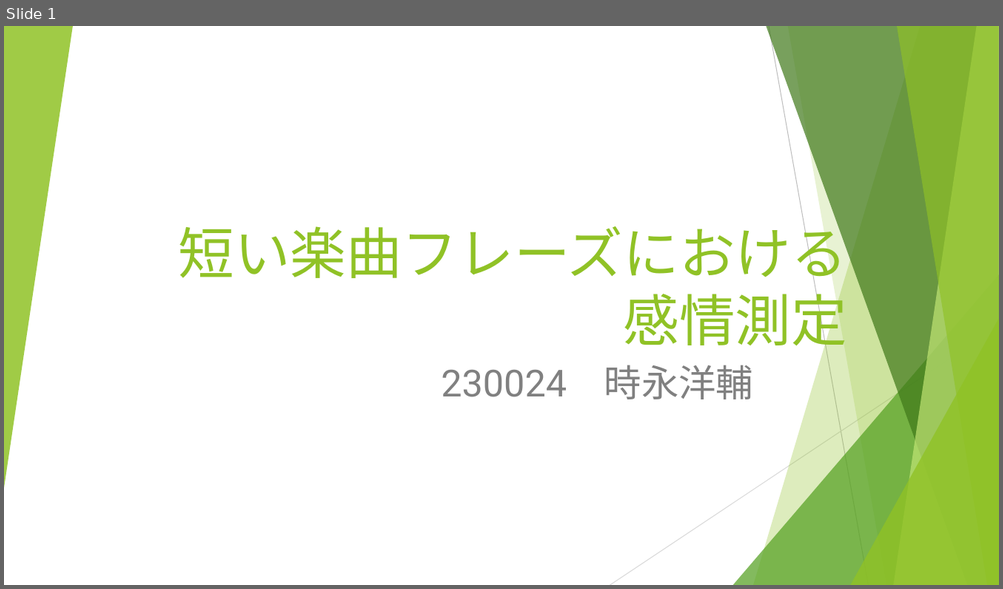
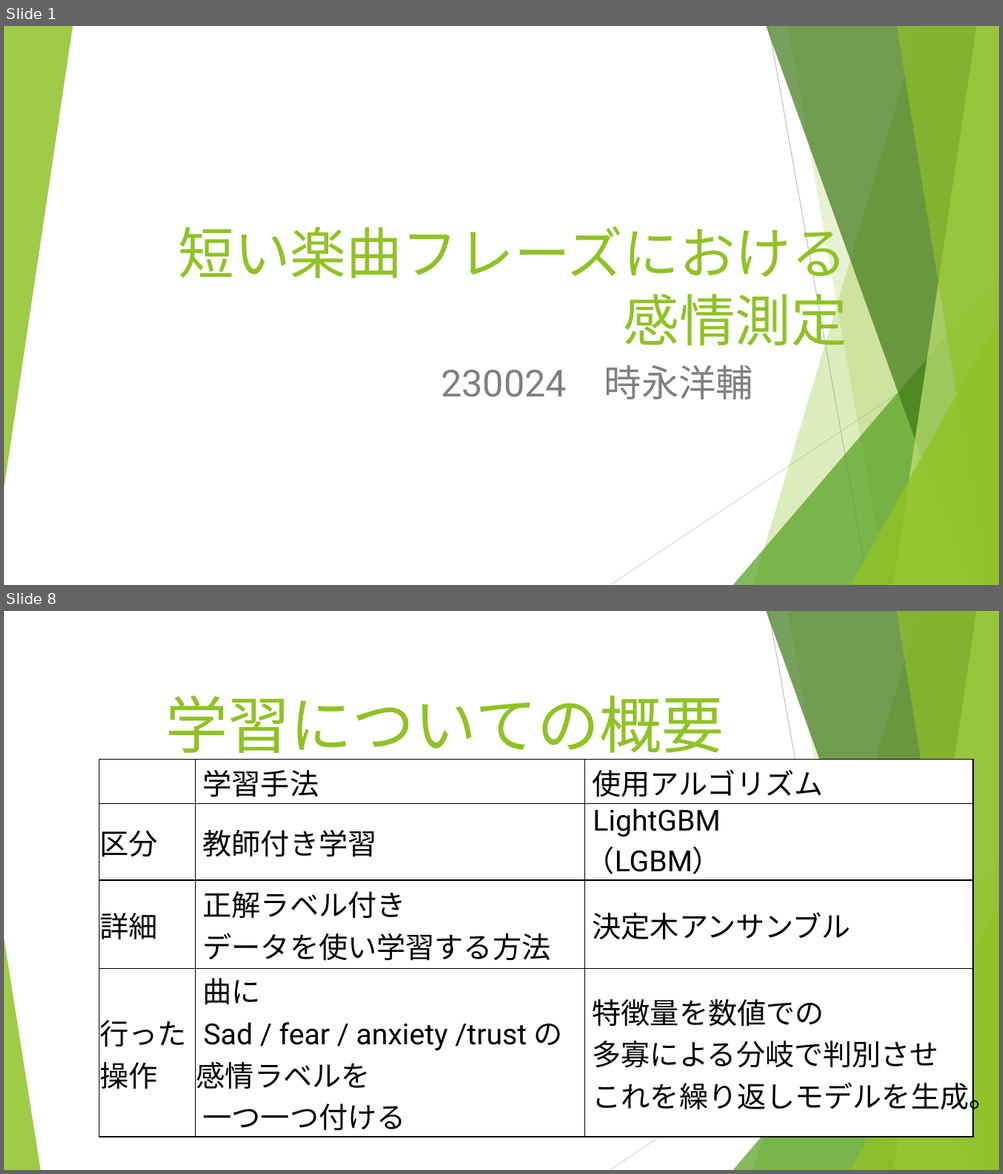
Before and after one commit to and12cant-ctrl/Music_Map_Exp, a slide deck: 発表用/発表用スライド.pptx. Shown one above the other, each under a label of ours: slide 1 before the commit, slides 1 and 8 after it; the slides between them are not shown. The pictures are 1003x589 and 1003x1174 pixels, drawn with LibreOffice and Linux fonts; fonts in the diff are those of the drawing. Boxes give left, top, right and bottom in pixels: in the first picture for what was removed or moved away, otherwise in the second. Text is boxed around its words. In the diff, an @@ line names an element or a change of style, - is before the commit and + after.

```diff
--- a/発表用/発表用スライド.pptx
+++ b/発表用/発表用スライド.pptx
@@ slide 8 added at (x1=4, y1=611, x2=999, y2=1170), background #FFFFFF; not listed: 9 template elements that a slide beside it also shows @@
@@ title added at (x1=166, y1=695, x2=724, y2=763), 60 pt, text #90C226 @@
+学習についての概要
@@ table added at (x1=99, y1=760, x2=973, y2=1134), 4 rows, 3 columns @@
+ | 学習手法 | 使用アルゴリズム
+区分 | 教師付き学習 | LightGBM / （LGBM）
+詳細 | 正解ラベル付き / データを使い学習する方法 | 決定木アンサンブル
+行った操作 | 曲に / Sad / fear / anxiety /trust の感情ラベルを / 一つ一つ付ける | 特徴量を数値での / 多寡による分岐で判別させ / これを繰り返しモデルを生成。
@@ triangle added at (x1=4, y1=939, x2=40, y2=1170), fill #90C226 at 85% opacity @@
```
Also in this commit, not shown: 4 slides changed, 8 other slides added, 5 slides removed, 2 other files.
